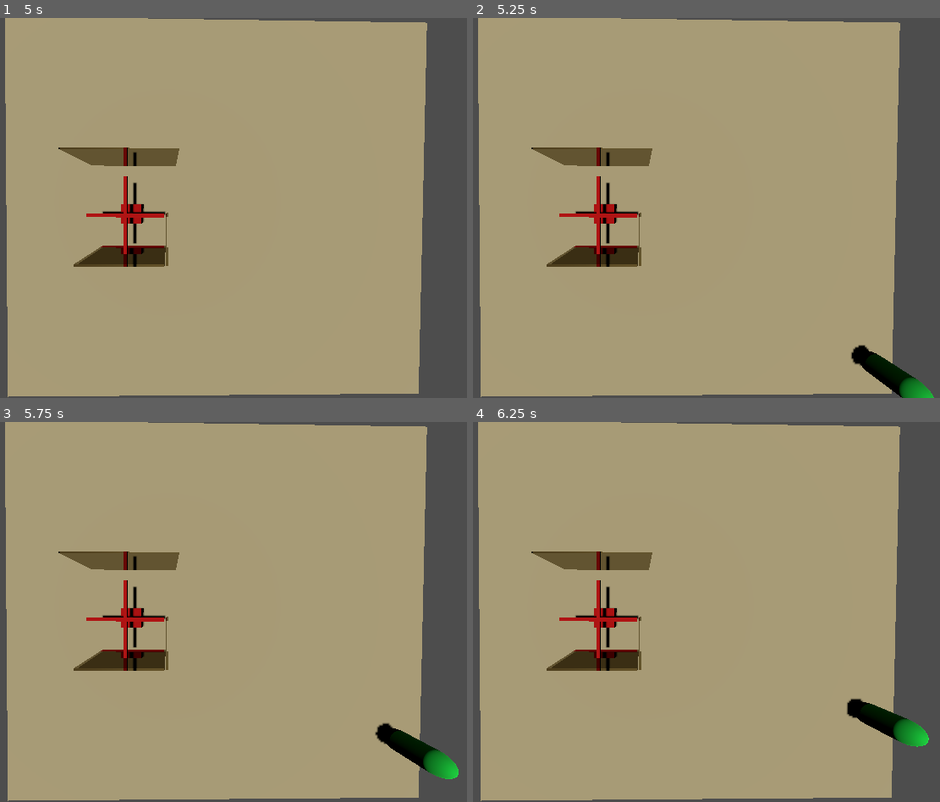
Above: before the commit, frames 1-4 (two rows, left to right).
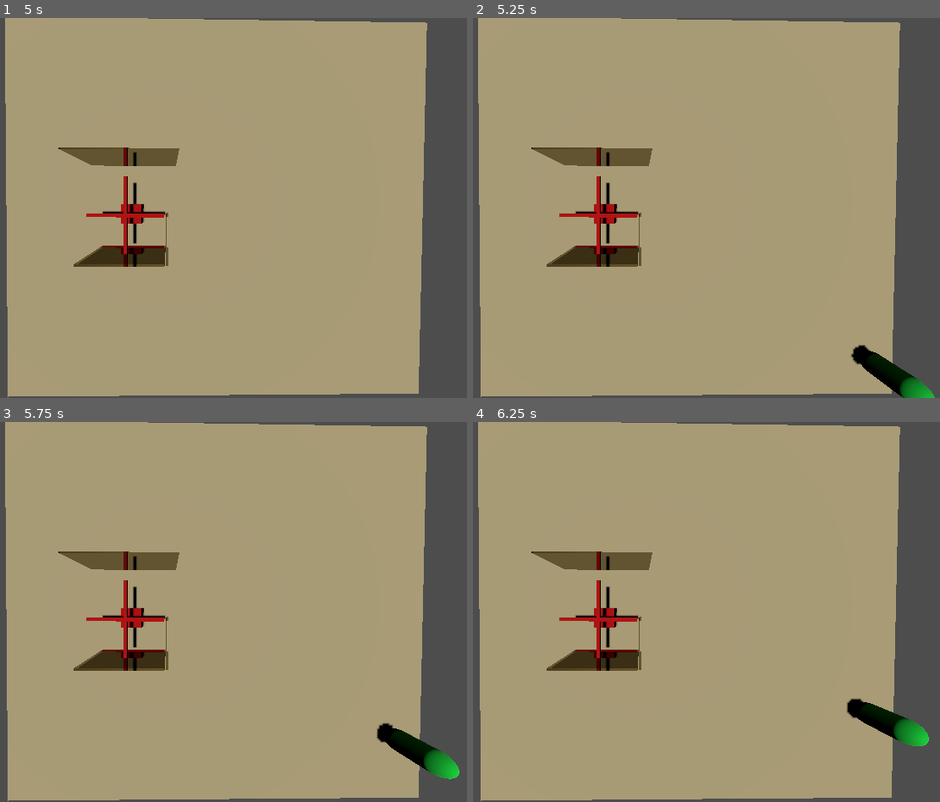
Above: after the commit, the same moments.

Repository: Aledrao/smartQueue
Game: Godot game, scene res://scenes/scene_test.tscn
The game is run twice, just before and just after one commit, with the same random seed, the same clock (stepped at 60 frames per second) and the same inputs.
Inputs:
- Up to frame 1 (5 s): tap Enter at 0.5, 2, 3.5 s; tap Space at 1.25, 2.75, 4.25 s
- Up to frame 2 (5.25 s): no input
- Up to frame 3 (5.75 s): no input
- Up to frame 4 (6.25 s): no input

Frame 1 is identical in both runs. In frame 2, less than 0.1% of the frame differs, in the area x 80-99%, y 87-100%; in frame 3, less than 0.1%, in the area x 80-99%, y 79-94%; in frame 4, less than 0.1%.

Commit message:
Melhorias e correções no sistema de fila, melhorando o funcionamento e retirando entradas e saidas de areas3d.

Diff:
--- a/scripts/character.gd
+++ b/scripts/character.gd
@@ -13,12 +13,14 @@
 	changeTarget = 0
 	navPosition = get_tree().get_root()
 	Caminhos.arrayCatracasFuncionais[0] = true
+	posicaoAtualFila = 0
 
 func _physics_process(delta: float) -> void:
-	if ((Caminhos.passandoCatraca == true) and (changeTarget == 1)) or posicaoAtualFila == 0:
+	if ((Caminhos.passandoCatraca == true) and (changeTarget == 1)):
 		navigation_agent.target_position = acessarFila()
 		#verificarProximaPosicaoFila()
 	else:
+		posicaoAtualFila = 0
 		navigation_agent.target_position = Caminhos.arrayCaminhosEntradaTelaTest[changeTarget]
 
 	var current_location = global_transform.origin
@@ -33,18 +35,18 @@
 		changeTarget += 1
 
 func acessarFila() -> Vector3:
-	print("POSIÇÃO NA FILA: ", posicaoAtualFila)
-	print("PRIMEIRO LUGAR: ", Caminhos.arrayOcupaPosicoesFilaEntrada[0])
+	print("POSICAO: ", posicaoAtualFila == 0)
+	print("CAMINHOS: ", Caminhos.ativarFilaEntrada)
+	print("RESPOSTAS: ", posicaoAtualFila == 0 and Caminhos.ativarFilaEntrada == false)
 	if posicaoAtualFila == 0:
 		for i in 11:
+			print("CONTADOR: ", i)
 			if(Caminhos.arrayOcupaPosicoesFilaEntrada[i] == false):
 				posicaoAtualFila = i + 1
-				Caminhos.arrayOcupaPosicoesFilaEntrada[i] == true
-			return Caminhos.arrayPosicaoFilaEntradaTelaTeste[i]
-	else:
-		return Caminhos.arrayPosicaoFilaEntradaTelaTeste[posicaoAtualFila - 1]
-
-	return Caminhos.arrayPosicaoFilaEntradaTelaTeste[9]
+				Caminhos.arrayOcupaPosicoesFilaEntrada[i] = true
+				print("LOCAL: ", Caminhos.arrayOcupaPosicoesFilaEntrada[i])
+				return Caminhos.arrayPosicaoFilaEntradaTelaTeste[i]
+	return Caminhos.arrayPosicaoFilaEntradaTelaTeste[posicaoAtualFila - 1]
 
 func verificarProximaPosicaoFila() -> void:
 	if posicaoAtualFila == 1:
--- a/scripts/scene_test.gd
+++ b/scripts/scene_test.gd
@@ -26,64 +26,3 @@
 	var numeroNpc = RandomNumberGenerator.new()
 	numeroNpc.randomize()
 	return str("npc", numeroNpc.randi_range(1, 2))
-
-func _on_posicao_1_body_entered(body: Node3D) -> void:
-	Caminhos.arrayOcupaPosicoesFilaEntrada[0] = true
-	Caminhos.ativarFilaEntrada = true
-
-func _on_posicao_1_body_exited(body: Node3D) -> void:
-	Caminhos.arrayOcupaPosicoesFilaEntrada[0] = false
-
-func _on_posicao_2_body_entered(body: Node3D) -> void:
-	Caminhos.arrayOcupaPosicoesFilaEntrada[1] = true
-
-func _on_posicao_2_body_exited(body: Node3D) -> void:
-	Caminhos.arrayOcupaPosicoesFilaEntrada[1] = false
-
-func _on_posicao_3_body_entered(body: Node3D) -> void:
-	Caminhos.arrayOcupaPosicoesFilaEntrada[2] = true
-
-func _on_posicao_3_body_exited(body: Node3D) -> void:
-	Caminhos.arrayOcupaPosicoesFilaEntrada[2] = false
-
-func _on_posicao_4_body_entered(body: Node3D) -> void:
-	Caminhos.arrayOcupaPosicoesFilaEntrada[3] = true
-
-func _on_posicao_4_body_exited(body: Node3D) -> void:
-	Caminhos.arrayOcupaPosicoesFilaEntrada[3] = false
-
-func _on_posicao_5_body_entered(body: Node3D) -> void:
-	Caminhos.arrayOcupaPosicoesFilaEntrada[4] = true
-
-func _on_posicao_5_body_exited(body: Node3D) -> void:
-	Caminhos.arrayOcupaPosicoesFilaEntrada[4] = false
-
-func _on_posicao_6_body_entered(body: Node3D) -> void:
-	Caminhos.arrayOcupaPosicoesFilaEntrada[5] = true
-
-func _on_posicao_6_body_exited(body: Node3D) -> void:
-	Caminhos.arrayOcupaPosicoesFilaEntrada[5] = false
-
-func _on_posicao_7_body_entered(body: Node3D) -> void:
-	Caminhos.arrayOcupaPosicoesFilaEntrada[6] = true
-
-func _on_posicao_7_body_exited(body: Node3D) -> void:
-	Caminhos.arrayOcupaPosicoesFilaEntrada[6] = false
-
-func _on_posicao_8_body_entered(body: Node3D) -> void:
-	Caminhos.arrayOcupaPosicoesFilaEntrada[7] = true
-
-func _on_posicao_8_body_exited(body: Node3D) -> void:
-	Caminhos.arrayOcupaPosicoesFilaEntrada[7] = false
-
-func _on_posicao_9_body_entered(body: Node3D) -> void:
-	Caminhos.arrayOcupaPosicoesFilaEntrada[8] = true
-
-func _on_posicao_9_body_exited(body: Node3D) -> void:
-	Caminhos.arrayOcupaPosicoesFilaEntrada[8] = false
-
-func _on_posicao_10_body_entered(body: Node3D) -> void:
-	Caminhos.arrayOcupaPosicoesFilaEntrada[9] = true
-
-func _on_posicao_10_body_exited(body: Node3D) -> void:
-	Caminhos.arrayOcupaPosicoesFilaEntrada[9] = false
